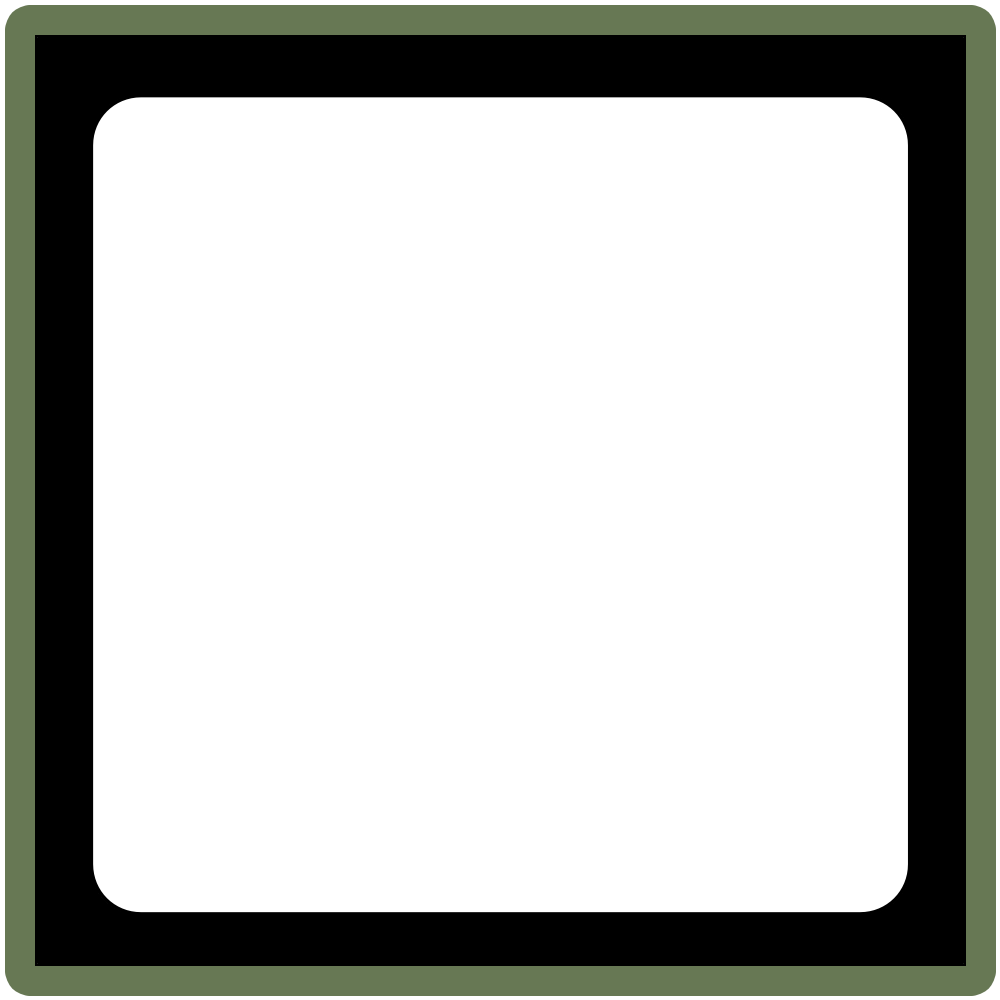
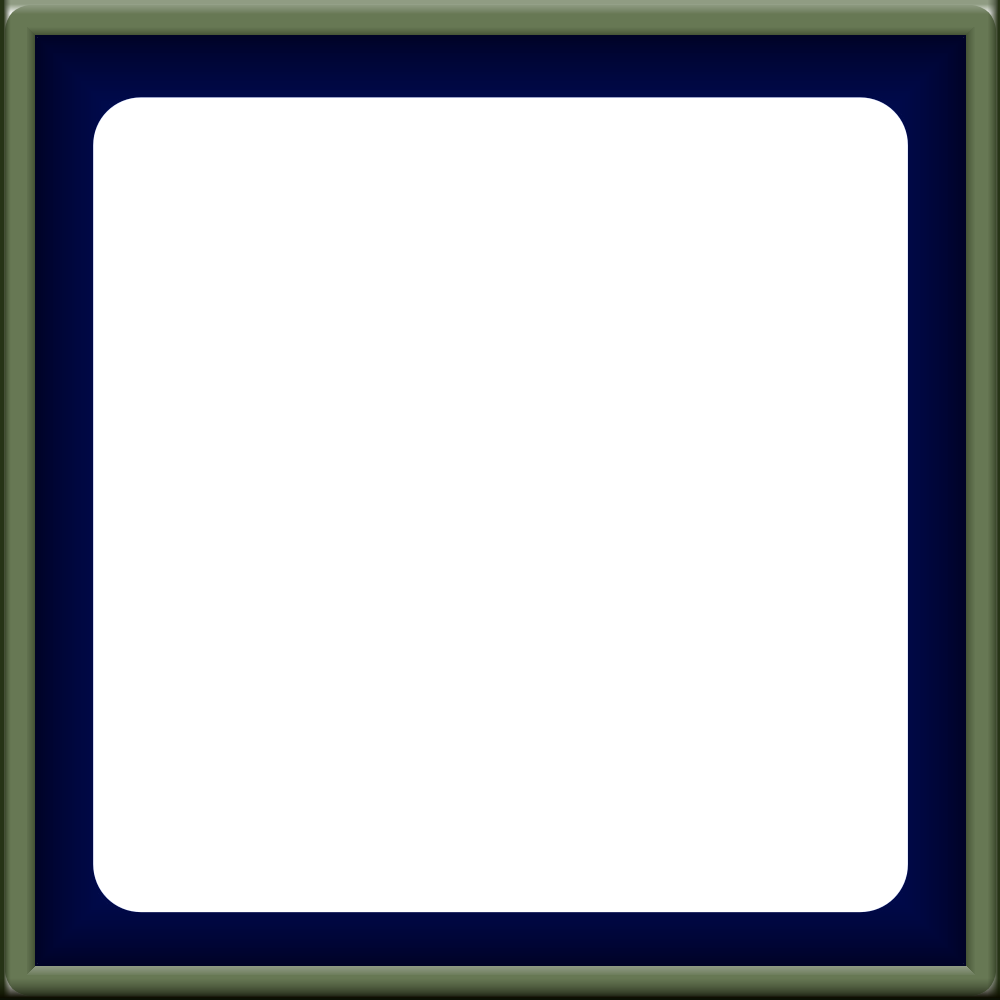
Layered file, before and after one edit (1000×1000). Changes by layer:
added layer "Layer 6" above "Layer 5" over <box>0,0,1000,1000</box>
added layer "Layer 5" (36%) above "Layer 4" over <box>0,0,1000,1000</box>
added layer "Layer 4" above "Layer 3" over <box>0,0,1000,1000</box>
